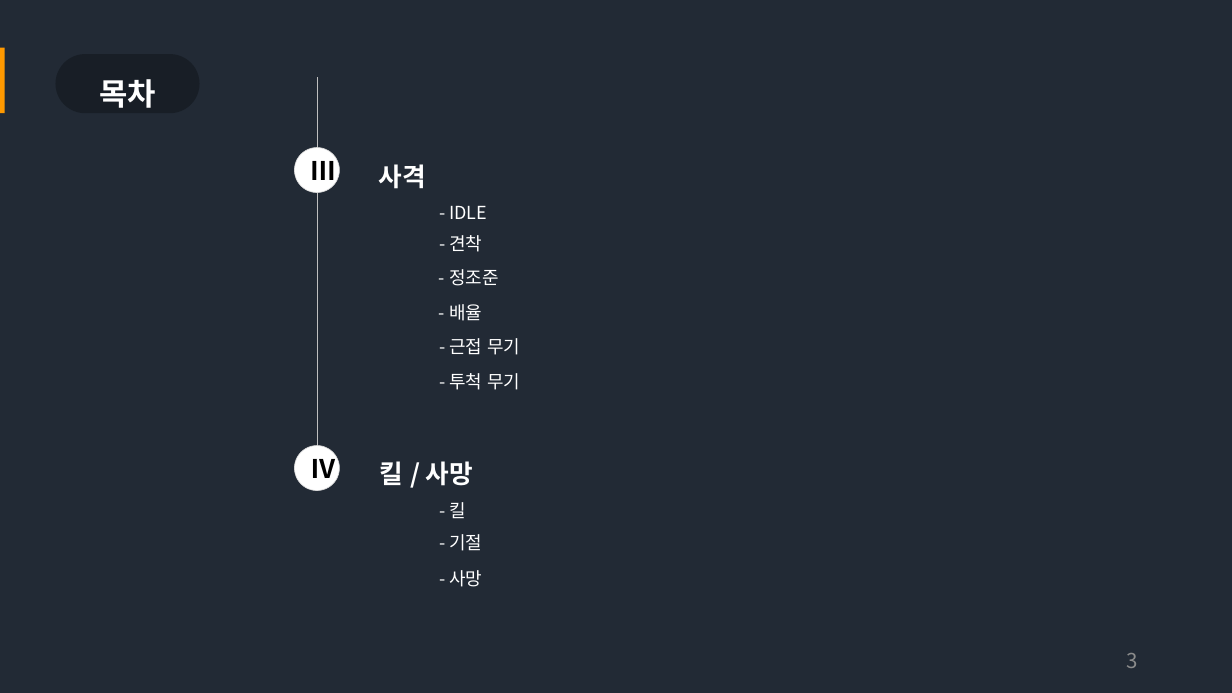
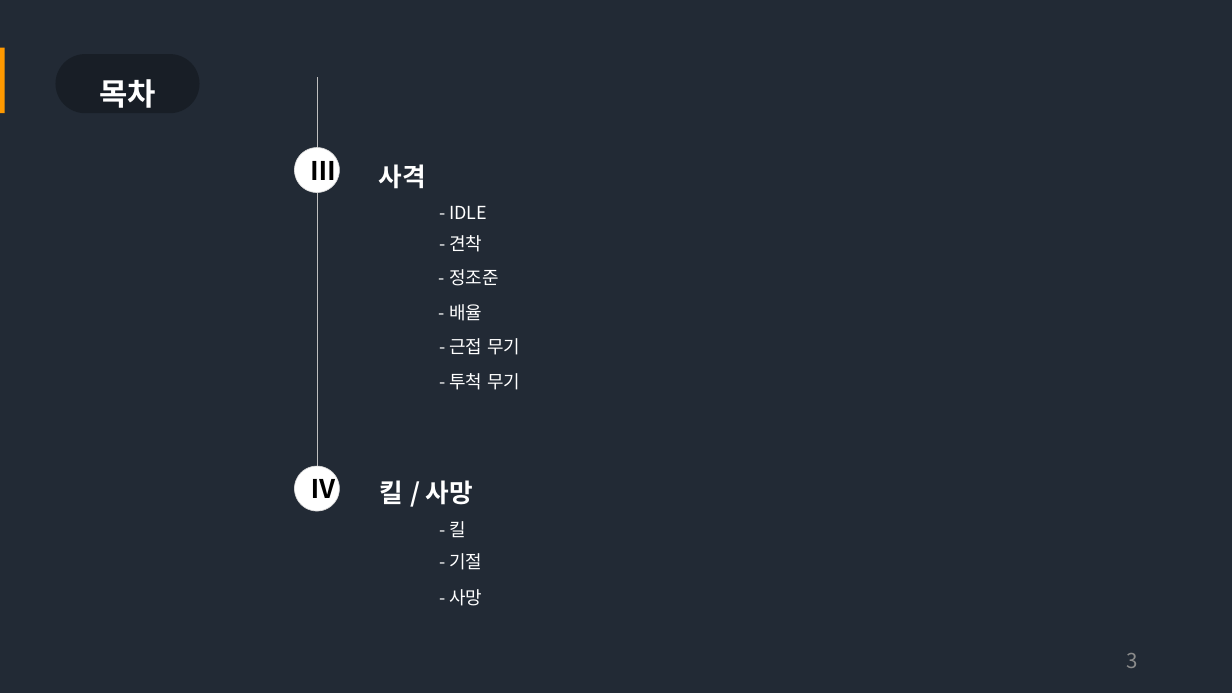
Before and after one commit to Bumizi/GameDesign, a slide deck: slide 3 of 3-1 기획 포트폴리오 작성/PUBG 전투 UI 역기획서.pptx. Drawn at 1232x693 pixels with LibreOffice and Linux fonts; fonts in the diff are those of the drawing. Boxes give left, top, right and bottom in pixels: in the first picture for what was removed or moved away, otherwise in the second. Text is boxed around its words. In the diff, an @@ line names an element or a change of style, - is before the commit and + after.

```diff
--- a/3-1 기획 포트폴리오 작성/PUBG 전투 UI 역기획서.pptx
+++ b/3-1 기획 포트폴리오 작성/PUBG 전투 UI 역기획서.pptx
@@ 4 texts, 1 ellipse: place and size @@
-4 texts, 1 ellipse at box(295, 445, 482, 587)
+4 texts, 1 ellipse at box(295, 466, 482, 606)
```
Also in this commit, not shown: 2 other slides changed, 1 slide added.
